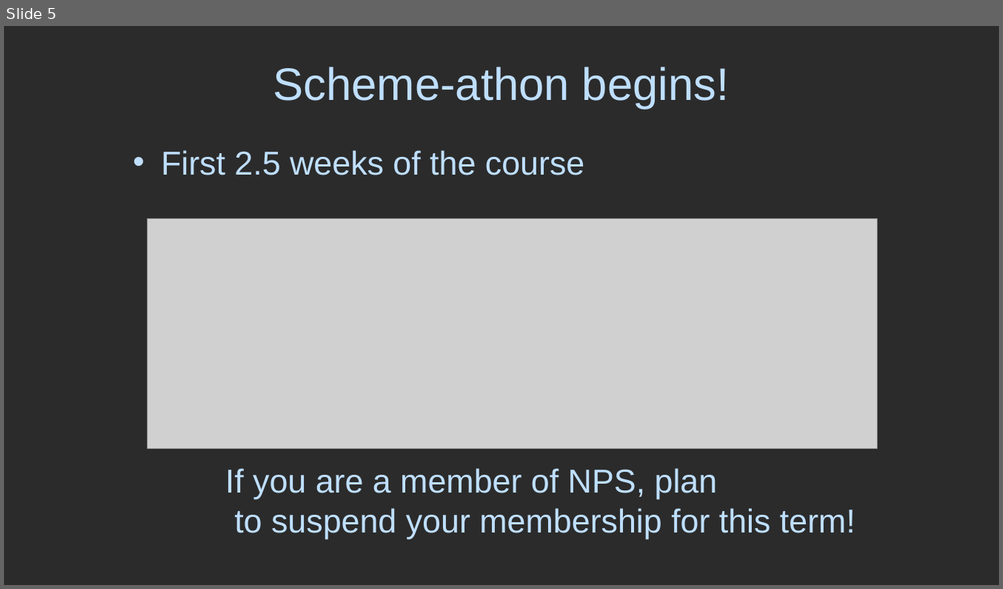
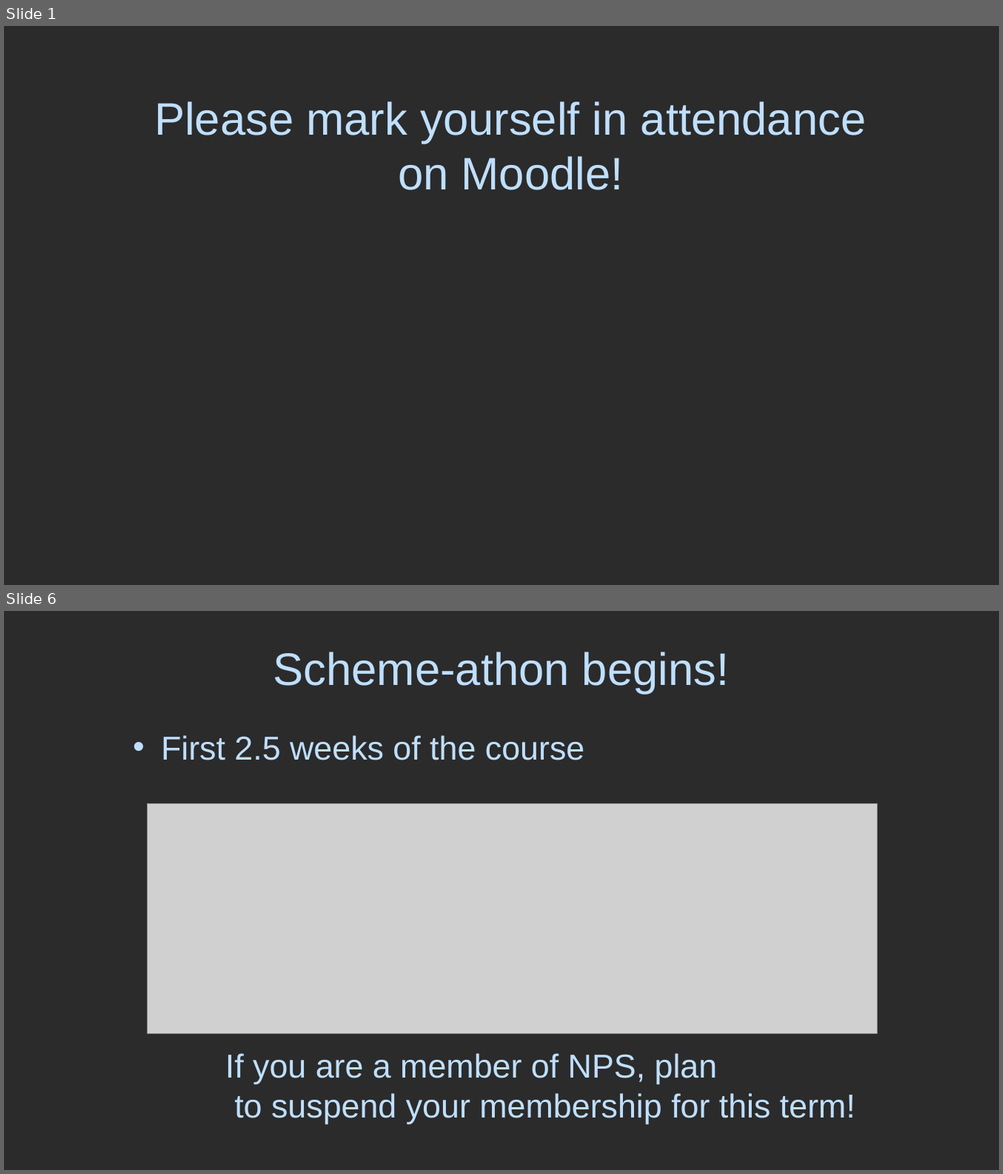
Before and after one commit to RHIT-CSSE/csse304, a slide deck: ClassMaterials/SchemeIntro/SchemeIntro.pptx. Shown one above the other, each under a label of ours: slide 5 before the commit, slides 1 and 6 after it; the slides between them are not shown. The pictures are 1003x589 and 1003x1174 pixels, drawn with LibreOffice and Linux fonts; fonts in the diff are those of the drawing; grey boxes stand for pictures; background and template pictures are left out; a plain dark background stands for a picture behind light text. Boxes give left, top, right and bottom in pixels: in the first picture for what was removed or moved away, otherwise in the second. Text is boxed around its words. In the diff, an @@ line names an element or a change of style, - is before the commit and + after.

```diff
--- a/ClassMaterials/SchemeIntro/SchemeIntro.pptx
+++ b/ClassMaterials/SchemeIntro/SchemeIntro.pptx
@@ slide 1 added at <box>4,26,999,585</box>, background picture (left out) @@
@@ title added at <box>154,101,866,190</box>, 44 pt, text #BFDFFF @@
+Please mark yourself in attendance on Moodle!
@@ what was slide 5 is now slide 6 @@
```
Also in this commit, not shown: 6 slides changed, 3 other files.
